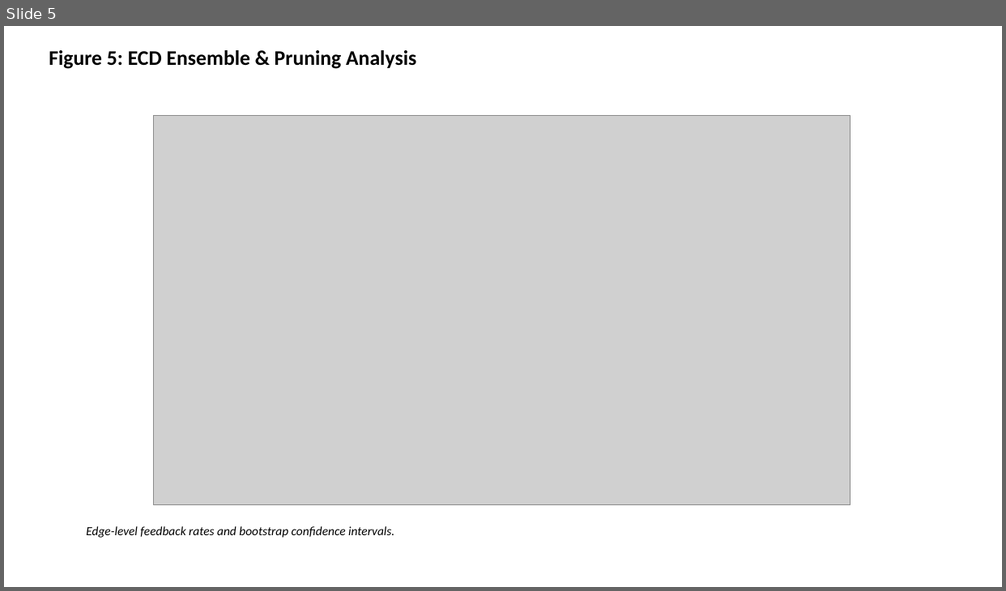
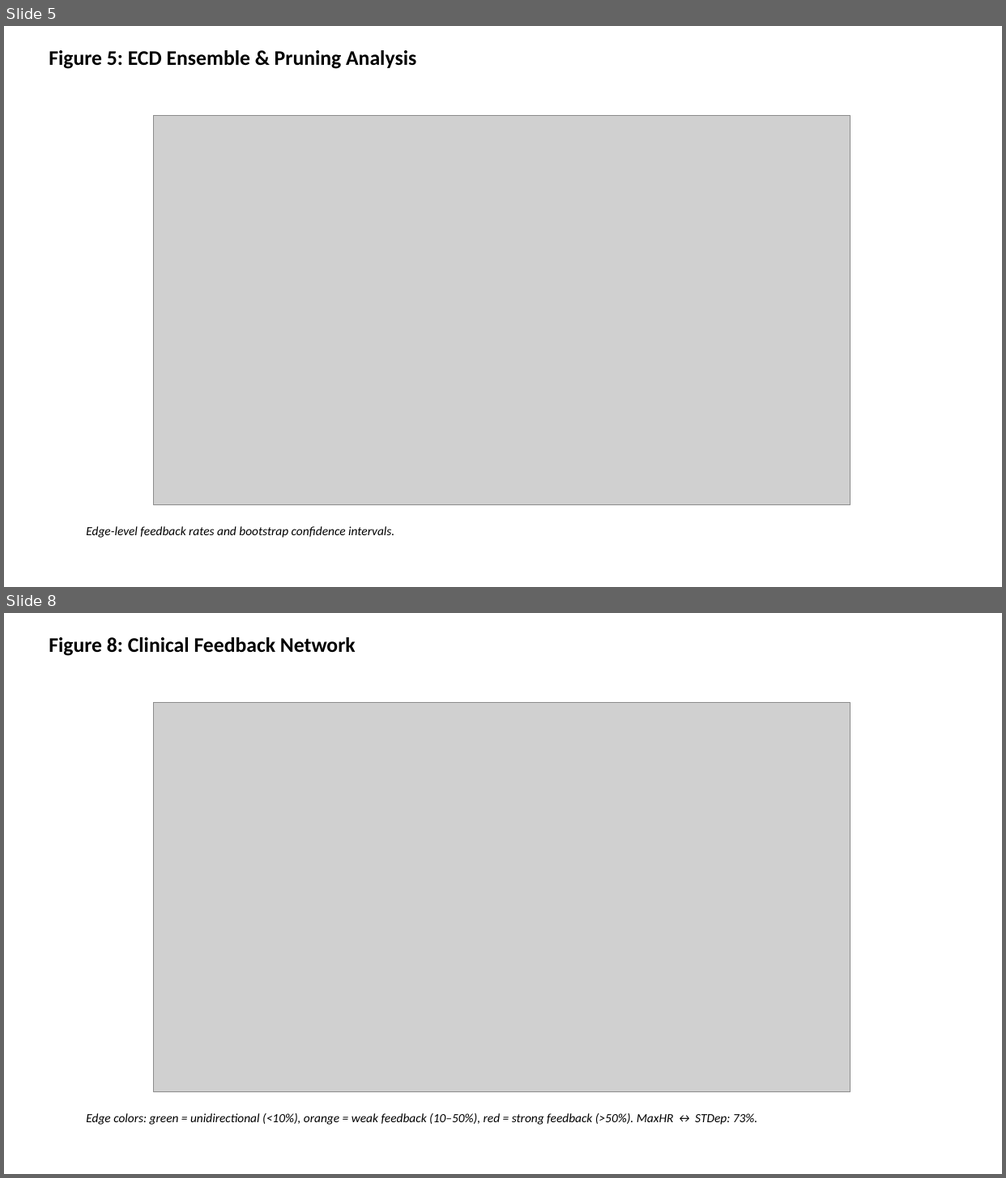
Before and after one commit to bougtoir/heat-accidents-mortality, a slide deck: spectral-causality-a2-ecd/figures_a2_ecd.pptx. Shown one above the other, each under a label of ours: slide 5 before the commit, slides 5 and 8 after it; the slides between them are not shown. The pictures are 1006x591 and 1006x1178 pixels, drawn with LibreOffice and Linux fonts; fonts in the diff are those of the drawing; grey boxes stand for pictures. Boxes give left, top, right and bottom in pixels: in the first picture for what was removed or moved away, otherwise in the second. Text is boxed around its words. In the diff, an @@ line names an element or a change of style, - is before the commit and + after.

```diff
--- a/spectral-causality-a2-ecd/figures_a2_ecd.pptx
+++ b/spectral-causality-a2-ecd/figures_a2_ecd.pptx
@@ slide 8 added at [4,613,1002,1174], background #FFFFFF @@
@@ text added at [49,637,356,656], 20 pt, text #000000, bold @@
+Figure 8: Clinical Feedback Network
@@ picture added at [154,703,850,1093] @@
@@ text added at [86,1114,757,1125], 12 pt, text #000000, italic @@
+Edge colors: green = unidirectional (<10%), orange = weak feedback (10–50%), red = strong feedback (>50%). MaxHR ↔ STDep: 73%.
```
Also in this commit, not shown: 2 other slides added, 18 other files.
